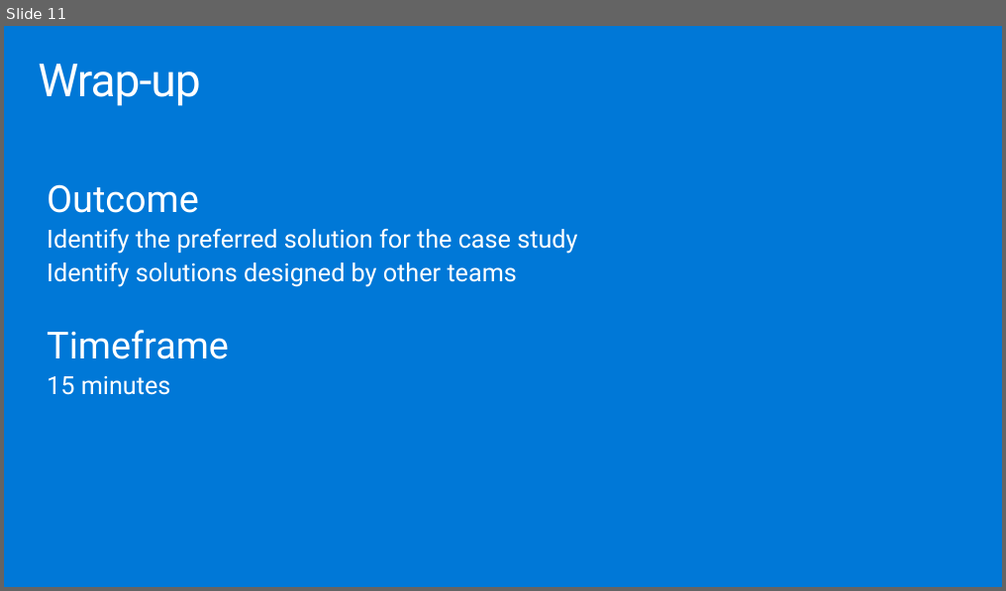
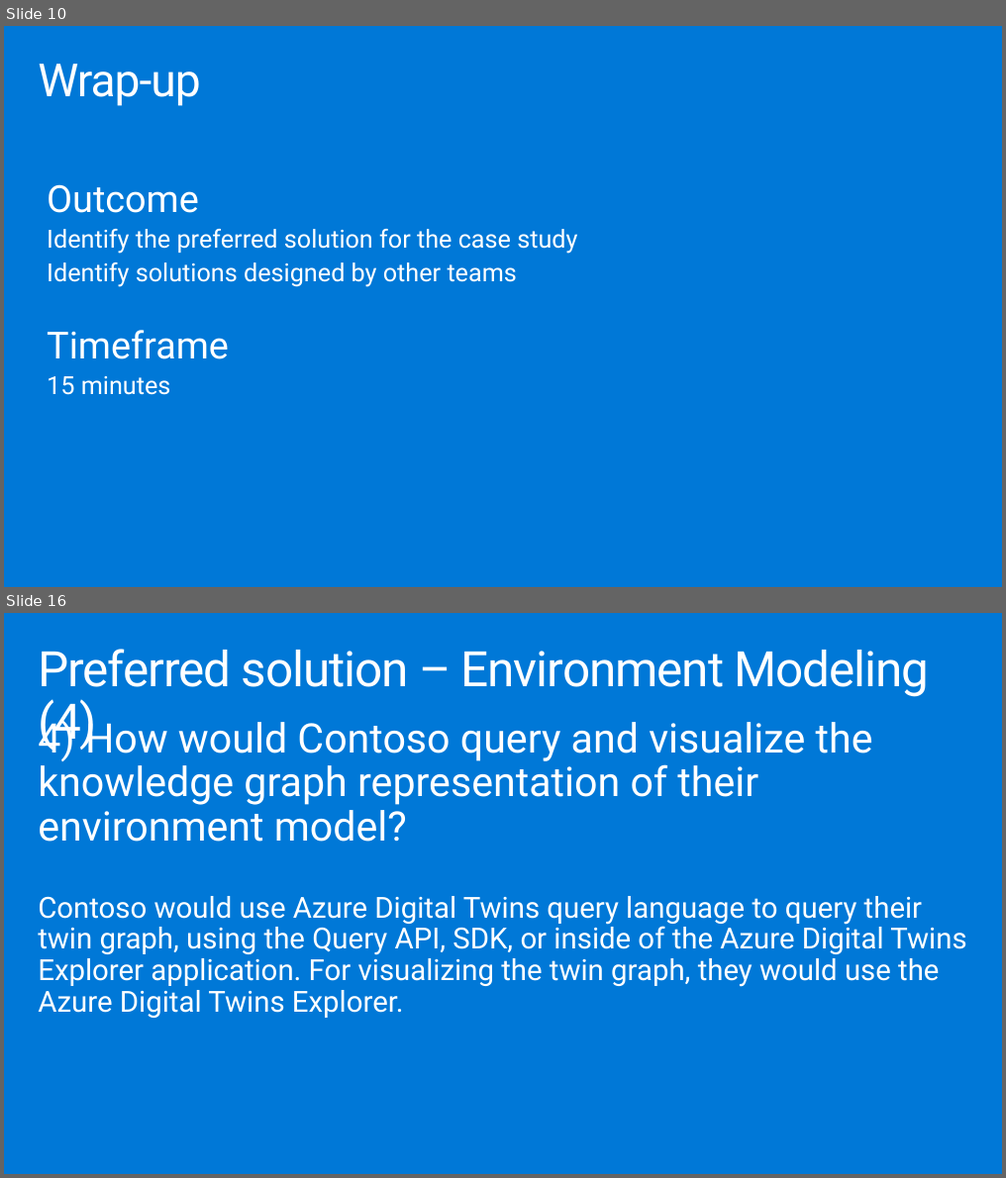
Before and after one commit to solliancenet/microsoft-leveraging-azure-digital-twins-supply-chain, a slide deck: Whiteboard design session/WDS trainer presentation - Leveraging Azure Digital Twins in a supply chain.pptx. Shown one above the other, each under a label of ours: slide 11 before the commit, slides 10 and 16 after it; the slides between them are not shown. The pictures are 1006x591 and 1006x1178 pixels, drawn with LibreOffice and Linux fonts; fonts in the diff are those of the drawing. Boxes give left, top, right and bottom in pixels: in the first picture for what was removed or moved away, otherwise in the second. Text is boxed around its words. In the diff, an @@ line names an element or a change of style, - is before the commit and + after.

```diff
--- a/Whiteboard design session/WDS trainer presentation - Leveraging Azure Digital Twins in a supply chain.pptx
+++ b/Whiteboard design session/WDS trainer presentation - Leveraging Azure Digital Twins in a supply chain.pptx
@@ slide 16 added at [4,613,1002,1174], background #0078D7 @@
@@ title added at [38,649,929,751], 47 pt, text #FFFFFF @@
+Preferred solution – Environment Modeling (4)
@@ text added at [38,715,966,1018], 28 pt, text #FFFFFF @@
+4) How would Contoso query and visualize the knowledge graph representation of their environment model?
+Contoso would use Azure Digital Twins query language to query their twin graph, using the Query API, SDK, or inside of the Azure Digital Twins Explorer application. For visualizing the twin graph, they would use the Azure Digital Twins Explorer.
@@ what was slide 11 is now slide 10 @@
```
Also in this commit, not shown: 1 slide changed, 19 other slides added, 17 slides removed, 1 other file.
